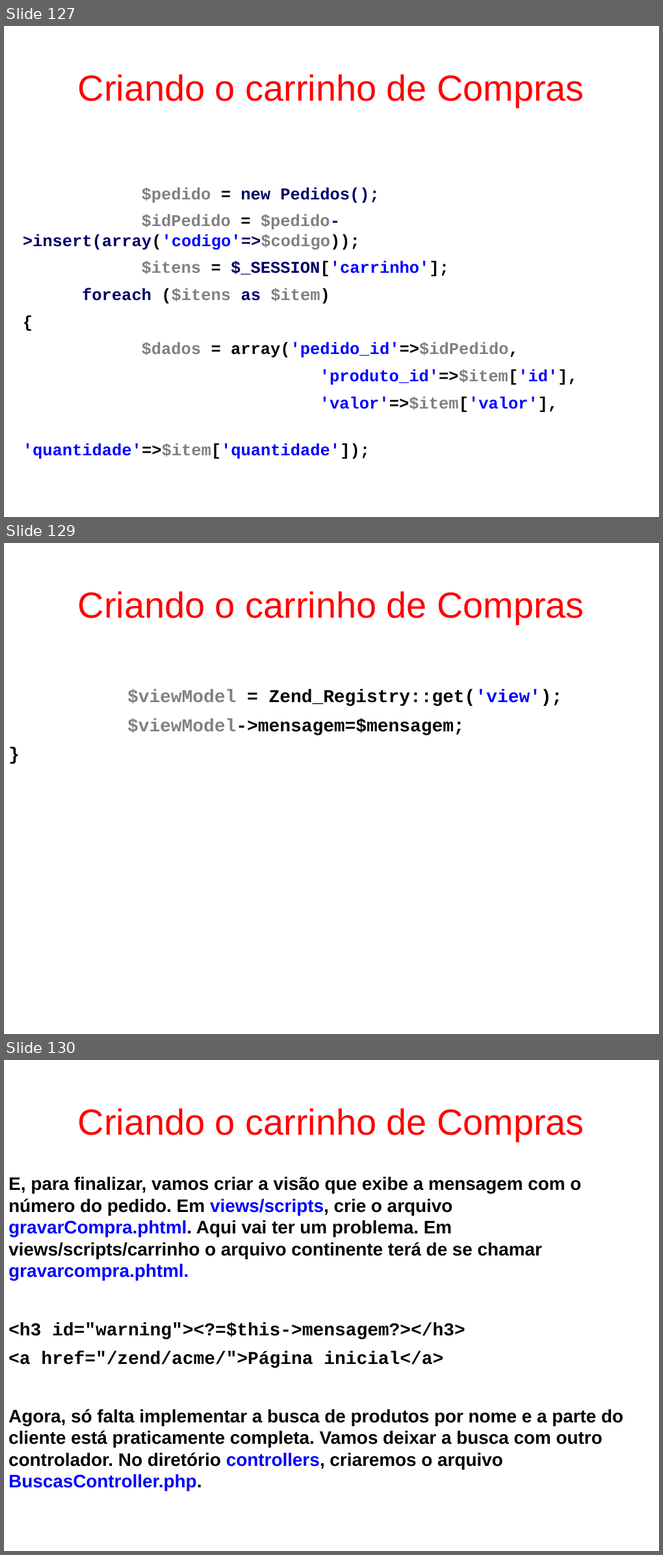
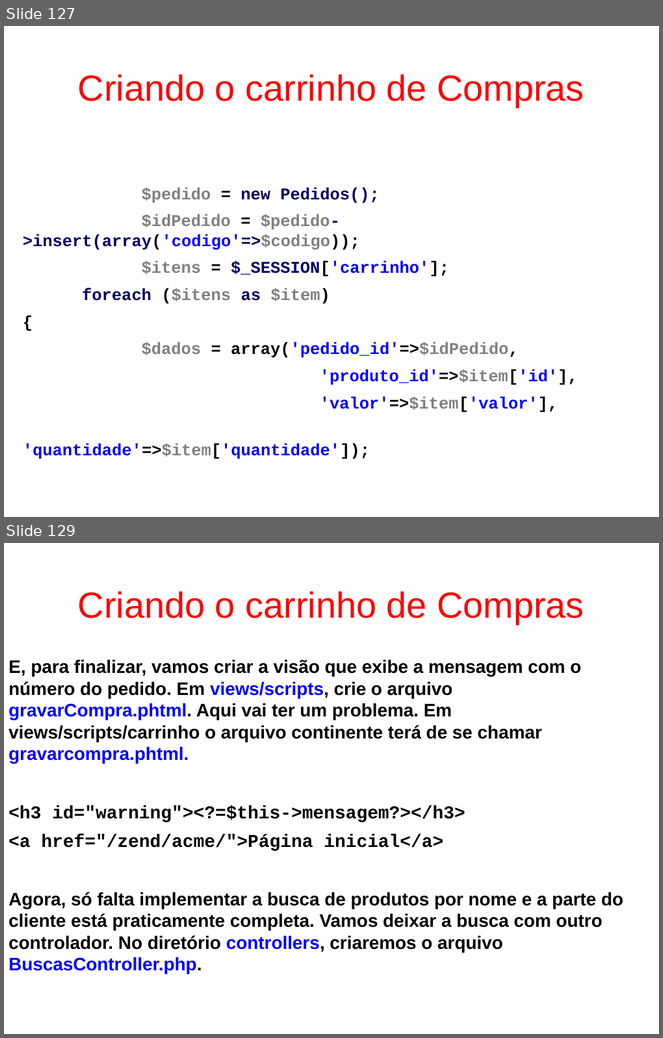
Before and after one commit to fgsl/lojasacme, a slide deck: docs/tutorial.odp. Shown one above the other, each under a label of ours: slides 127, 129 and 130 before the commit, slides 127 and 129 after it; the slides between them are not shown. The pictures are 663x1555 and 663x1038 pixels, drawn with LibreOffice and Linux fonts; fonts in the diff are those of the drawing. Boxes give left, top, right and bottom in pixels: in the first picture for what was removed or moved away, otherwise in the second. Text is boxed around its words. In the diff, an @@ line names an element or a change of style, - is before the commit and + after.

Commit message:
Remover leitura de variável view global #27

```diff
--- a/docs/tutorial.odp
+++ b/docs/tutorial.odp
@@ slide 129 removed at (4, 543, 659, 1034), background #FFFFFF @@
@@ title removed at (78, 591, 584, 624) @@
-Criando o carrinho de Compras
@@ text removed at (128, 689, 563, 735) @@
-$viewModel = Zend_Registry::get('view');
-$viewModel->mensagem=$mensagem;
-}
@@ what was slide 130 is now slide 129 @@
```
Also in this commit, not shown: 3 slides changed.
